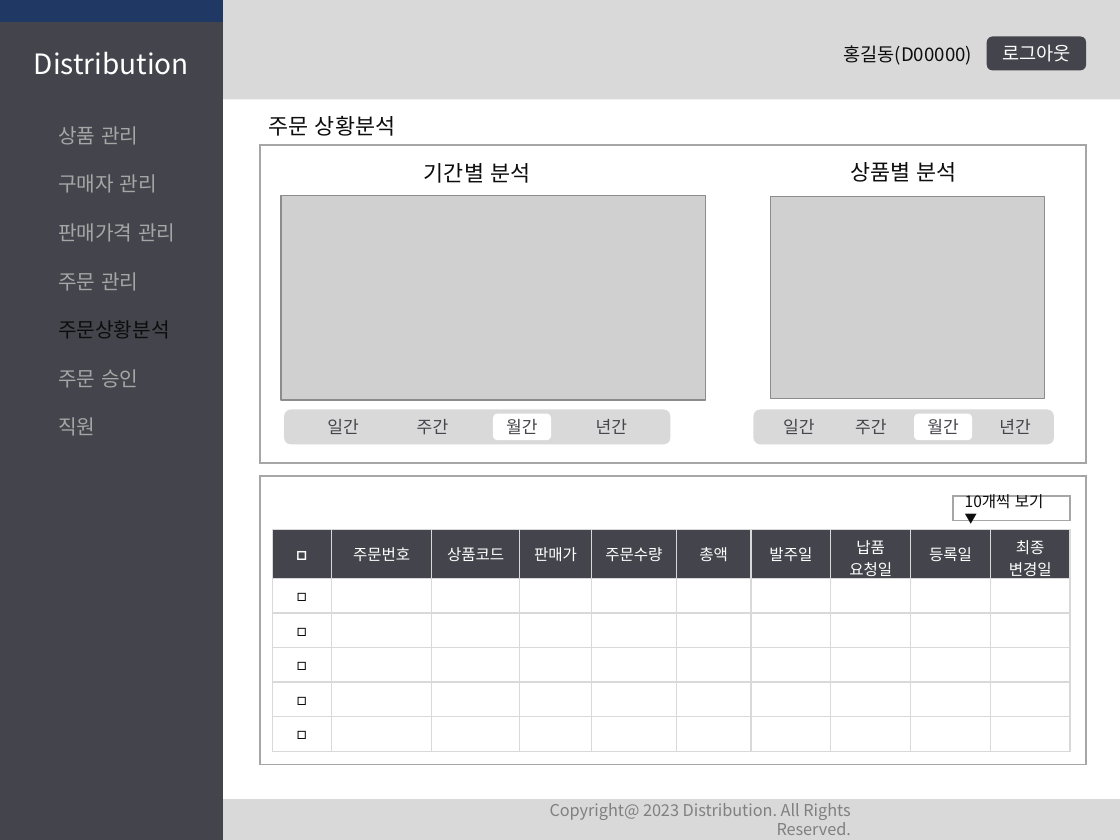
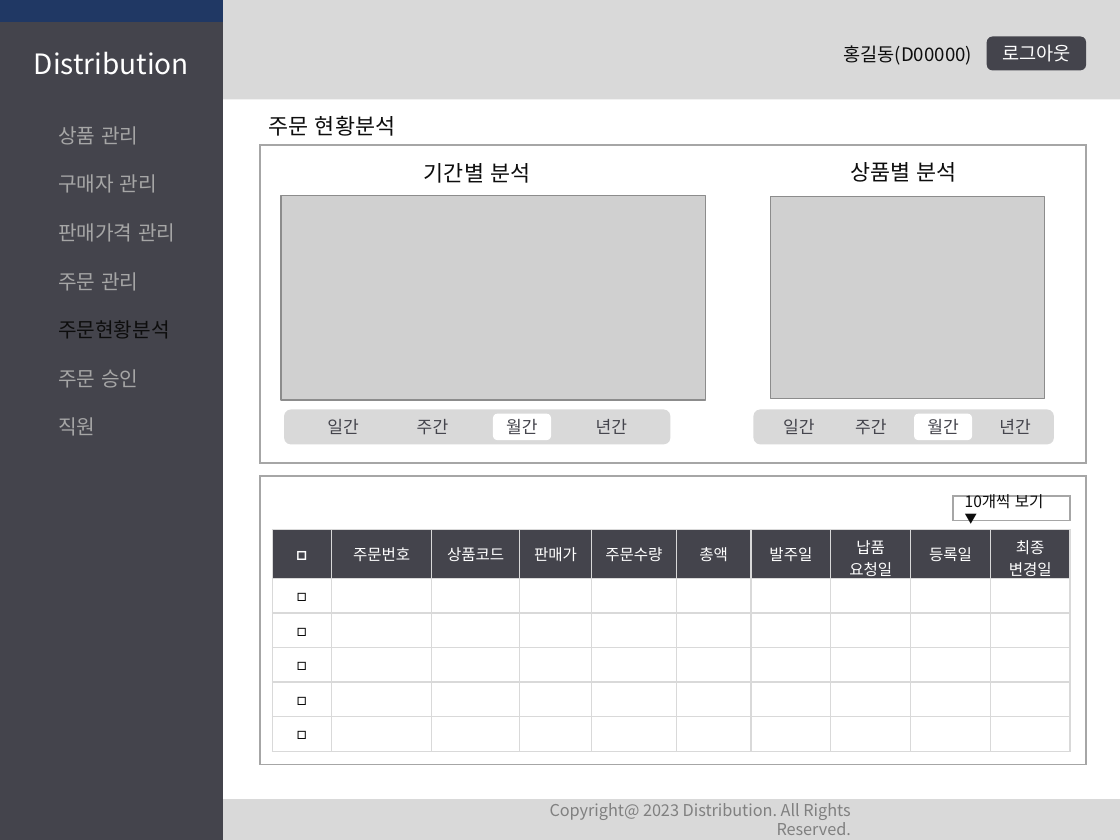
Before and after one commit to Peh9397/Distribution, a slide deck: slide 17 of Distribution.pptx (slide 18 before the commit). Drawn at 1120x840 pixels with LibreOffice and Linux fonts; fonts in the diff are those of the drawing; grey boxes stand for pictures. Boxes give left, top, right and bottom in pixels: in the first picture for what was removed or moved away, otherwise in the second. Text is boxed around its words. In the diff, an @@ line names an element or a change of style, - is before the commit and + after.

```diff
--- a/Distribution.pptx
+++ b/Distribution.pptx
@@ text at box(269, 116, 395, 136): text changed @@
-주문 상황분석
+주문 현황분석
@@ text at box(58, 320, 169, 338): text changed @@
-주문상황분석
+주문현황분석
```
Also in this commit, not shown: 14 other slides changed, 2 slides removed.
